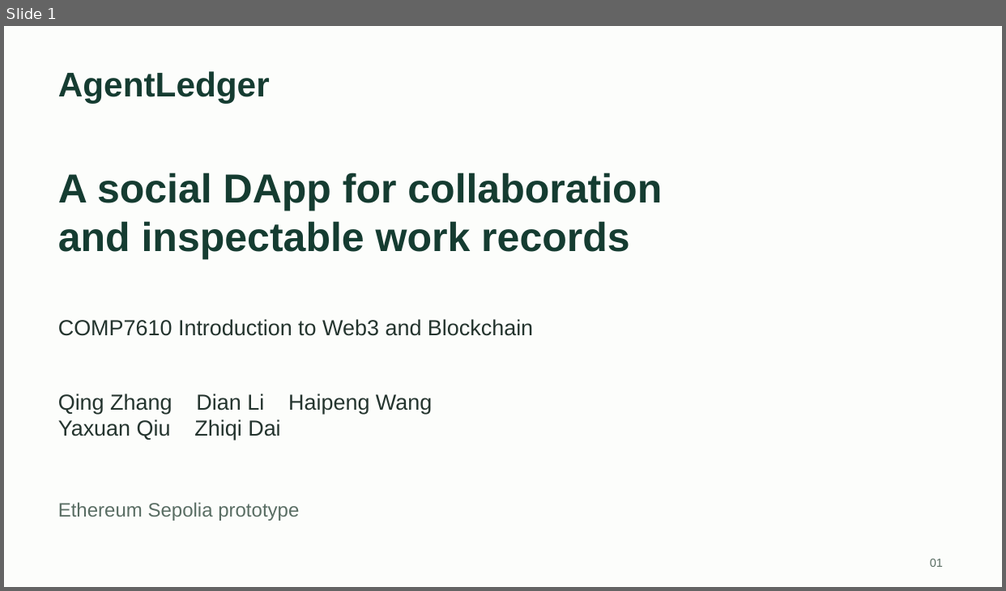
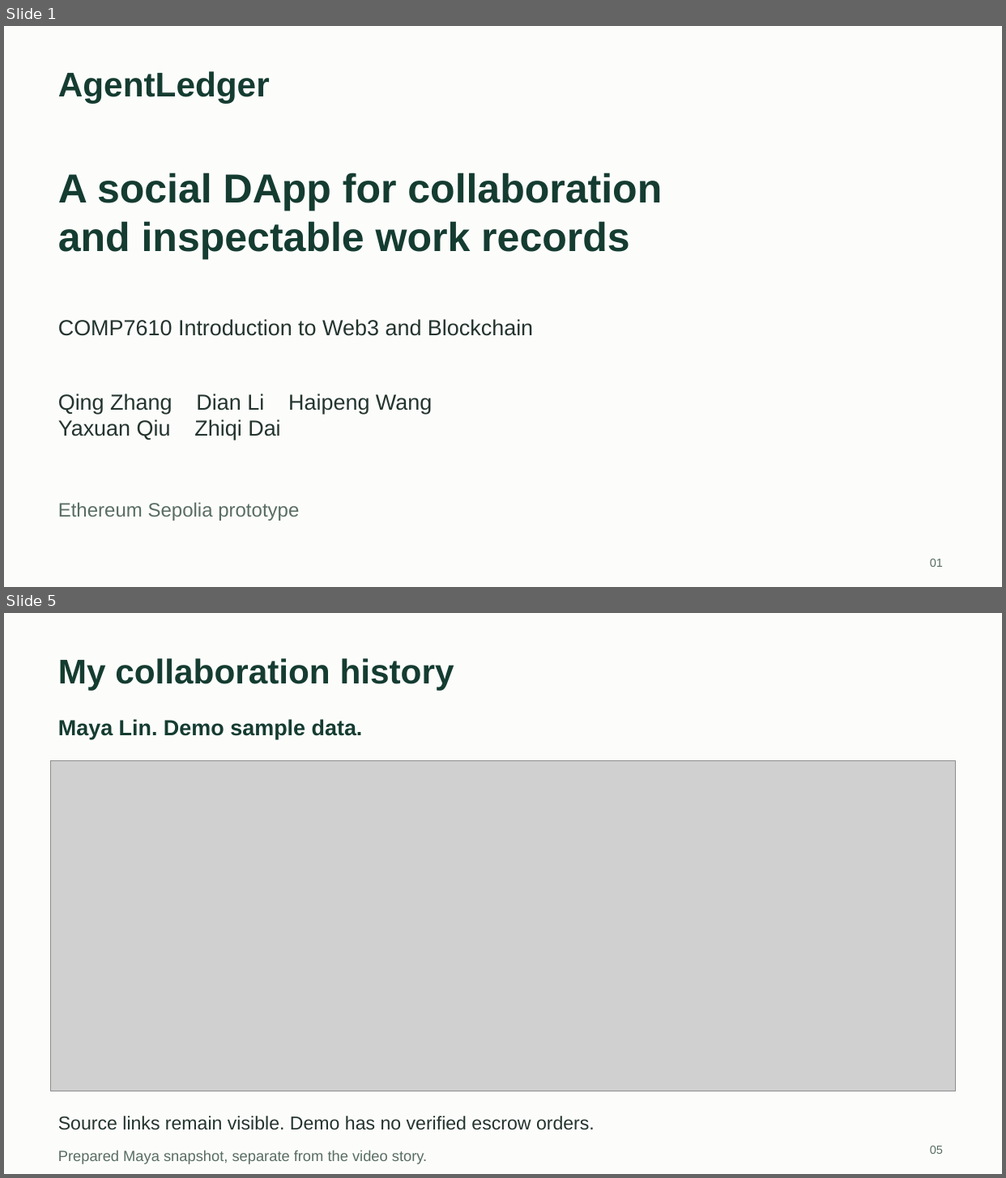
Before and after one commit to Zqqq-qq/comp7610-agentledger, a slide deck: docs/project/5-AgentLedger-Slides.pptx. Shown one above the other, each under a label of ours: slide 1 before the commit, slides 1 and 5 after it; the slides between them are not shown. The pictures are 1006x591 and 1006x1178 pixels, drawn with LibreOffice and Linux fonts; fonts in the diff are those of the drawing; grey boxes stand for pictures. Boxes give left, top, right and bottom in pixels: in the first picture for what was removed or moved away, otherwise in the second. Text is boxed around its words. In the diff, an @@ line names an element or a change of style, - is before the commit and + after.

Commit message:
docs: improve presentation story, readability and evidence

```diff
--- a/docs/project/5-AgentLedger-Slides.pptx
+++ b/docs/project/5-AgentLedger-Slides.pptx
@@ slide 5 added at (4,613,1002,1174), background #FCFDFB @@
@@ text added at (58,658,454,690), 33 pt, text #153C31, bold @@
+My collaboration history
@@ text added at (58,719,363,739), 21 pt, text #153C31, bold @@
+Maya Lin. Demo sample data.
@@ picture added at (50,761,955,1093) @@
@@ text added at (58,1116,594,1131), 18 pt, text #24342E @@
+Source links remain visible. Demo has no verified escrow orders.
@@ text added at (930,1146,943,1154), 11.2 pt, text #596D63 @@
+05
@@ text added at (58,1150,427,1165), 14.2 pt, text #596D63 @@
+Prepared Maya snapshot, separate from the video story.
```
Also in this commit, not shown: 7 slides changed, 2 other slides added, 2 slides removed, 7 other files.
